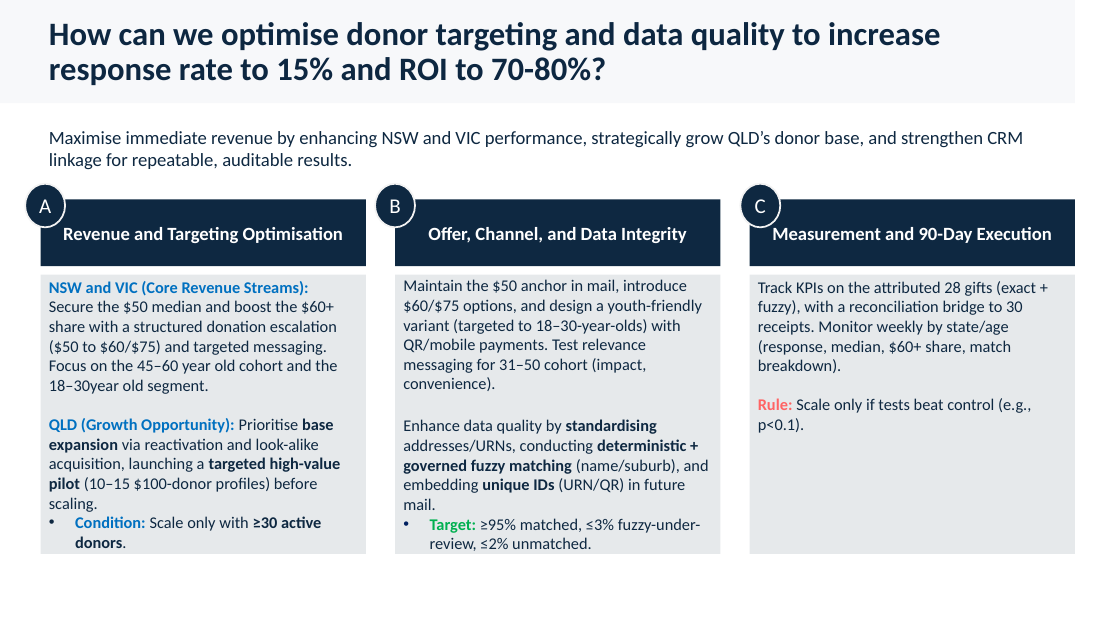
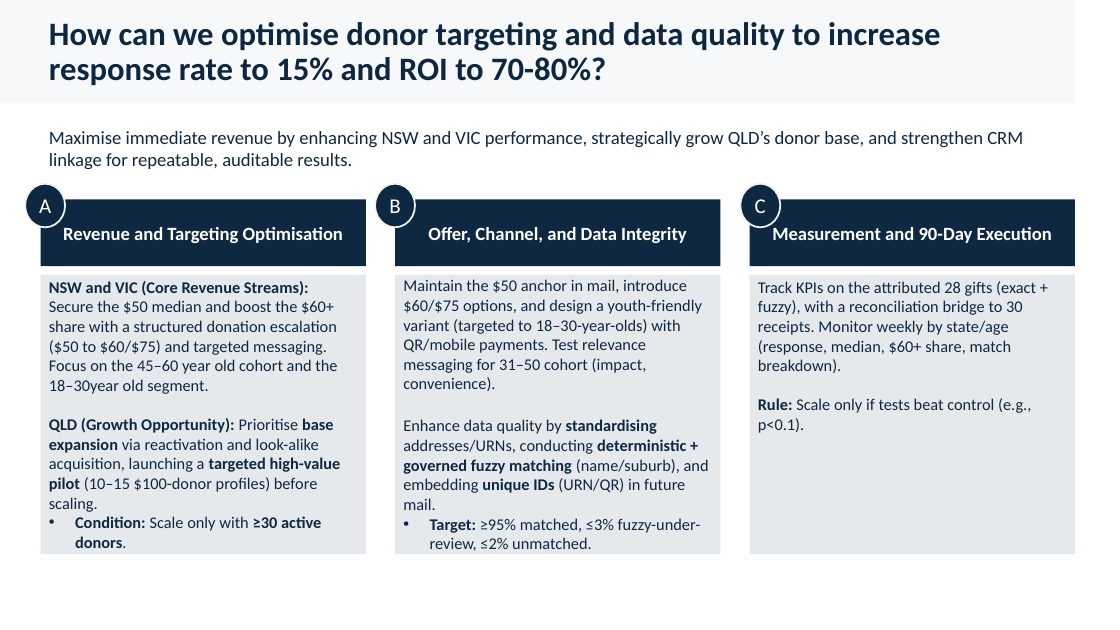
Before and after one commit to debdavid/fundraising_campaign, a slide deck: slide 6 of FundraisingAnalysis.pptx. Drawn at 1120x630 pixels with LibreOffice and Linux fonts; fonts in the diff are those of the drawing; background and template pictures are left out. Boxes give left, top, right and bottom in pixels: in the first picture for what was removed or moved away, otherwise in the second. Text is boxed around its words. In the diff, an @@ line names an element or a change of style, - is before the commit and + after.

```diff
--- a/FundraisingAnalysis.pptx
+++ b/FundraisingAnalysis.pptx
@@ rectangle "NSW and VIC (Core Revenue ..." at (x1=40, y1=275, x2=365, y2=555): text colour #0070C0 to #0E2841 in "NSW and VIC (Core Revenue Streams):", "QLD (Growth Opportunity):", "Condition:" @@
@@ text in rectangle at (x1=758, y1=398, x2=1031, y2=433): text colour #FF6464 to #0E2841 in "Rule:" @@
@@ text in rectangle at (x1=430, y1=518, x2=701, y2=551): text colour #00B050 to #0E2841 in "Target:" @@
```
Also in this commit, not shown: 2 other slides changed.
